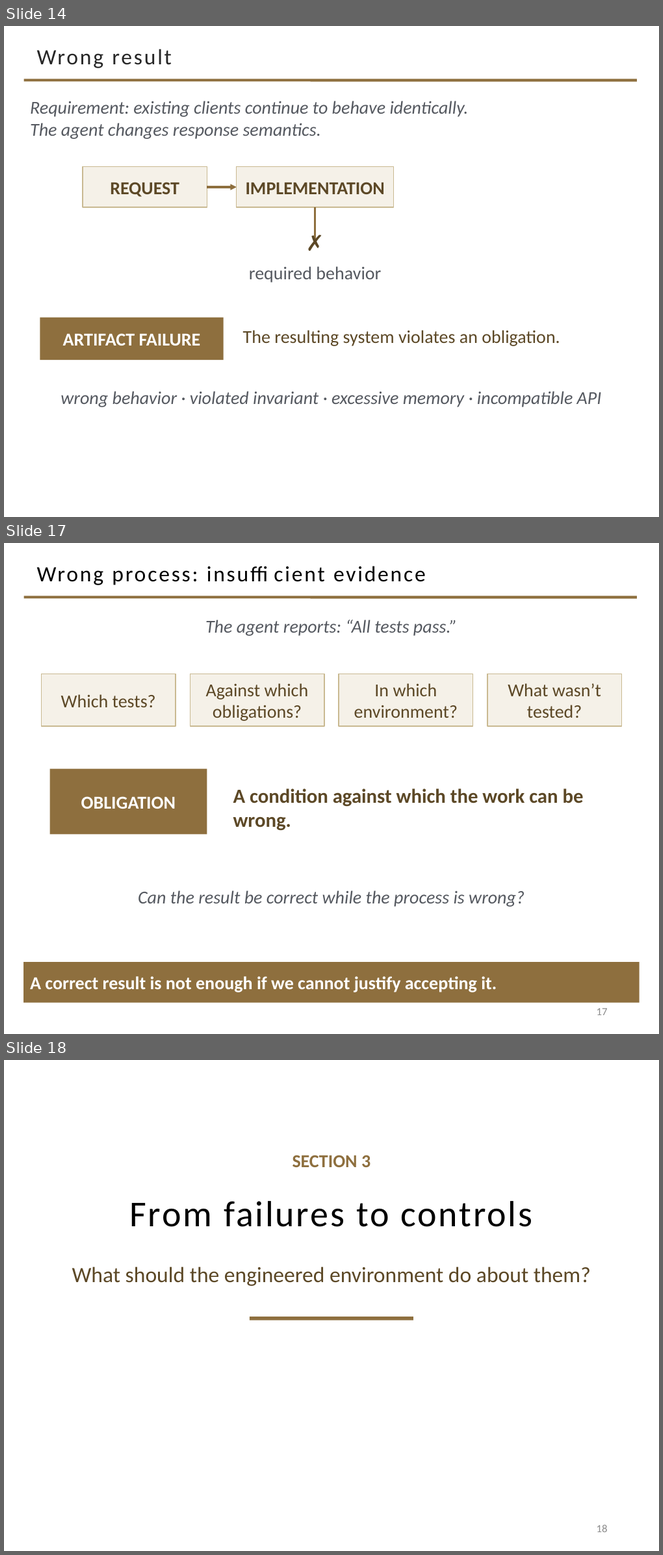
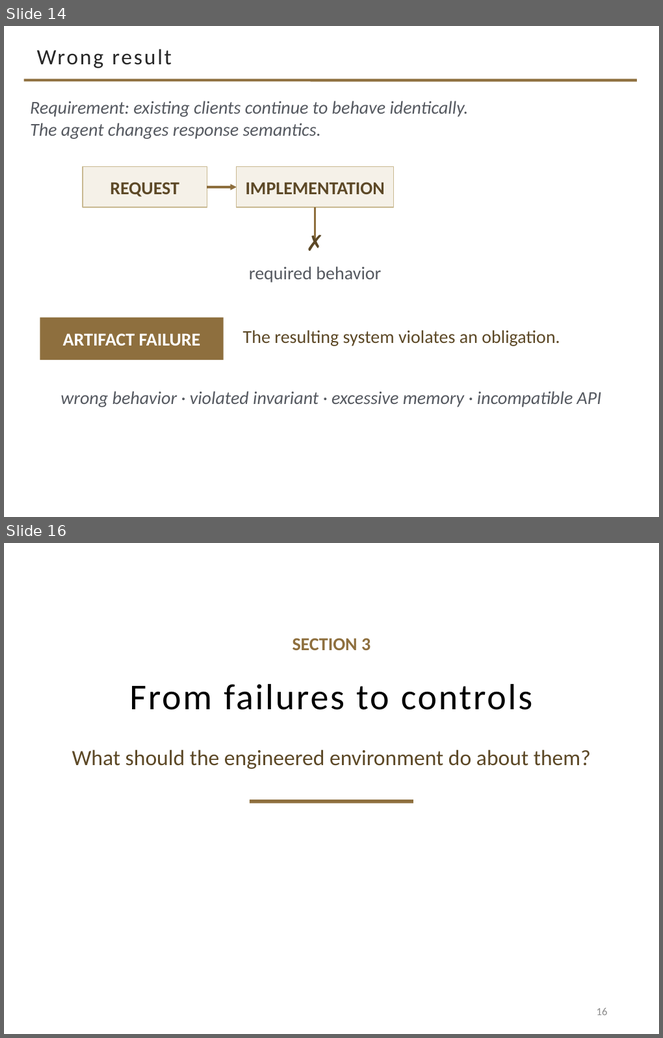
Before and after one commit to davisjam/model-based-agentic-software-engineering, a slide deck: course/lectures/act-2-delegation-and-control/03-alignment/2-3-Alignment.pptx. Shown one above the other, each under a label of ours: slides 14, 17 and 18 before the commit, slides 14 and 16 after it; the slides between them are not shown. The pictures are 663x1555 and 663x1038 pixels, drawn with LibreOffice and Linux fonts; fonts in the diff are those of the drawing; background and template pictures are left out. Boxes give left, top, right and bottom in pixels: in the first picture for what was removed or moved away, otherwise in the second. Text is boxed around its words. In the diff, an @@ line names an element or a change of style, - is before the commit and + after.

Commit message:
deck 2-3: cut 1 — merge the three wrong-process slides into 'Wrong process can fail in different ways' (39->37)

```diff
--- a/course/lectures/act-2-delegation-and-control/03-alignment/2-3-Alignment.pptx
+++ b/course/lectures/act-2-delegation-and-control/03-alignment/2-3-Alignment.pptx
@@ slide 17 removed at (x1=4, y1=543, x2=659, y2=1034), background #FFFFFF; not listed: 1 template element that a slide beside it also shows @@
@@ title removed at (x1=37, y1=566, x2=426, y2=585) @@
-Wrong process: insufficient evidence
@@ text removed at (x1=206, y1=620, x2=457, y2=636) @@
-The agent reports: “All tests pass.”
@@ rectangle removed at (x1=41, y1=674, x2=176, y2=726) @@
-Which tests?
@@ rectangle removed at (x1=190, y1=674, x2=324, y2=726) @@
-Against which obligations?
@@ rectangle removed at (x1=339, y1=674, x2=473, y2=726) @@
-In which environment?
@@ rectangle removed at (x1=488, y1=674, x2=622, y2=726) @@
-What wasn’t tested?
@@ rectangle removed at (x1=50, y1=769, x2=207, y2=835) @@
-OBLIGATION
@@ text removed at (x1=233, y1=789, x2=584, y2=831) @@
-A condition against which the work can be wrong.
@@ text removed at (x1=138, y1=891, x2=525, y2=907) @@
-Can the result be correct while the process is wrong?
@@ rectangle removed at (x1=24, y1=962, x2=640, y2=1003) @@
-A correct result is not enough if we cannot justify accepting it.
@@ page number removed at (x1=597, y1=1008, x2=608, y2=1016) @@
-17
@@ what was slide 18 is now slide 16 @@
@@ page number at (x1=597, y1=1008, x2=608, y2=1016): text changed @@
-18
+16
```
Also in this commit, not shown: 1 slide added, 2 other slides removed.
